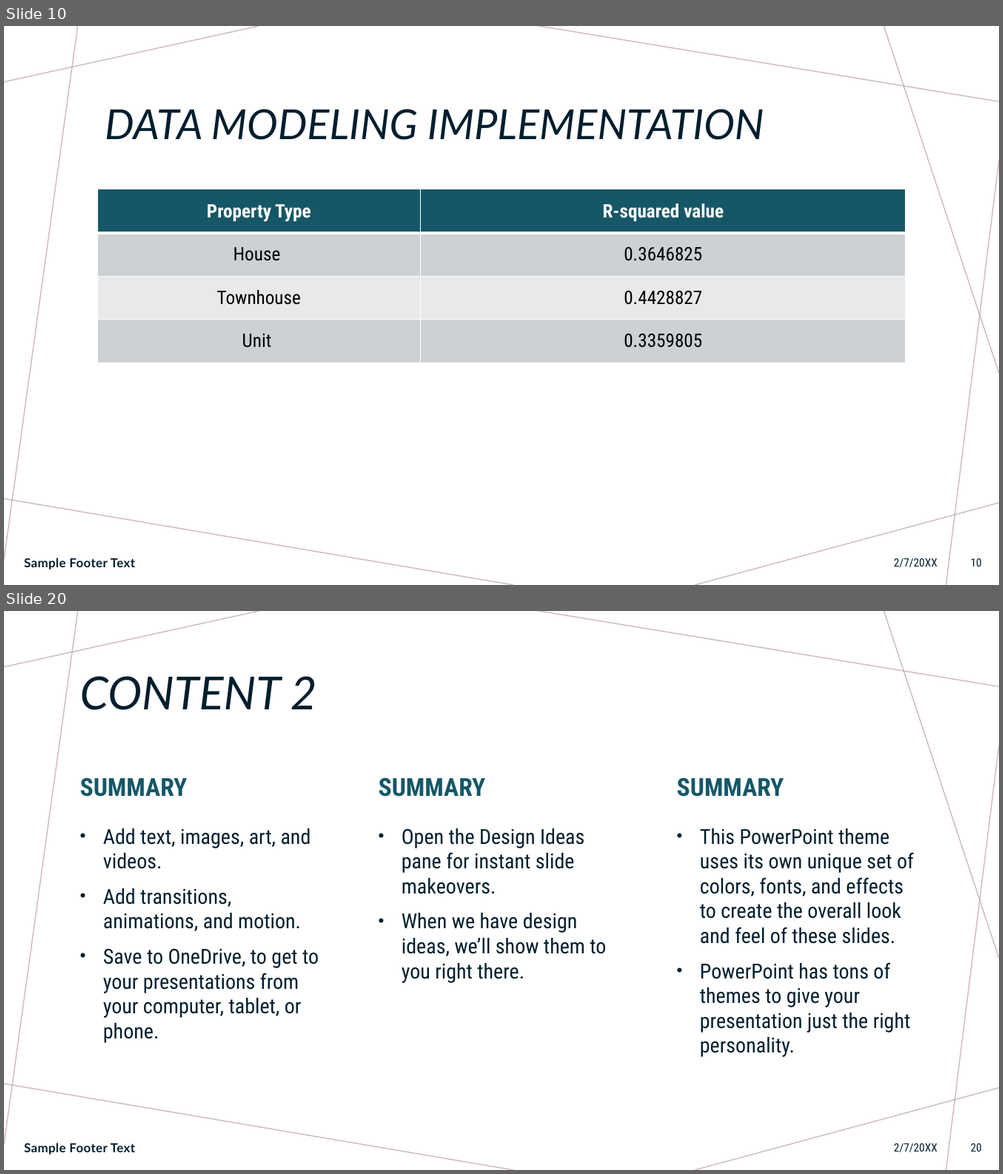
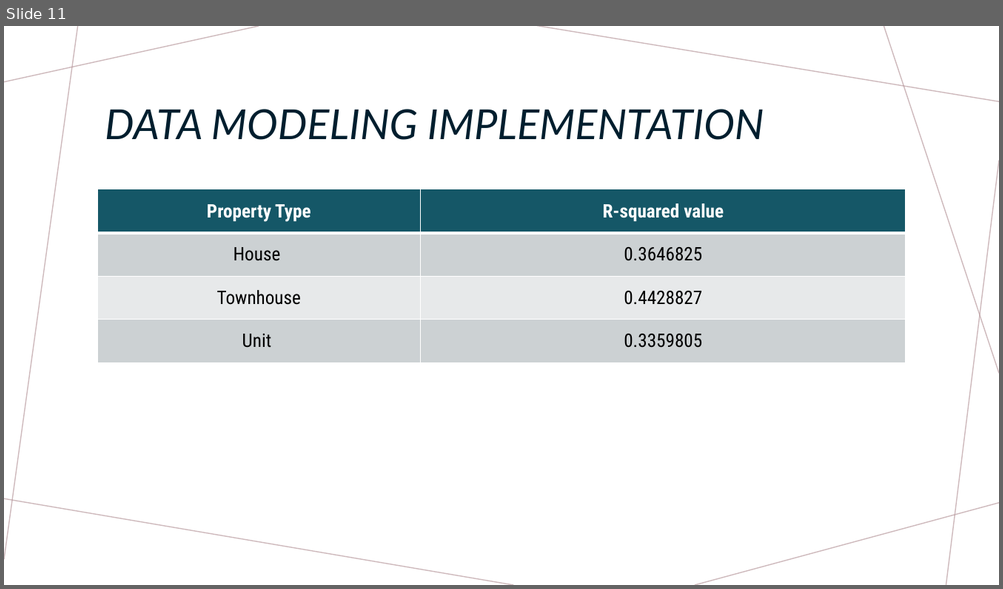
Before and after one commit to Anguyensfg/project-4, a slide deck: Project 4.pptx. Shown one above the other, each under a label of ours: slides 10 and 20 before the commit, slide 11 after it; the slides between them are not shown. The pictures are 1003x1174 and 1003x589 pixels, drawn with LibreOffice and Linux fonts; fonts in the diff are those of the drawing. Boxes give left, top, right and bottom in pixels: in the first picture for what was removed or moved away, otherwise in the second. Text is boxed around its words. In the diff, an @@ line names an element or a change of style, - is before the commit and + after.

```diff
--- a/Project 4.pptx
+++ b/Project 4.pptx
@@ slide 20 removed at <box>4,611,999,1170</box>, background #FFFFFF; not listed: 7 template elements that a slide beside it also shows @@
@@ title removed at <box>80,676,317,710</box> @@
-CONTENT 2
@@ text removed at <box>80,777,188,797</box> @@
-SUMMARY
@@ text removed at <box>378,777,486,797</box> @@
-SUMMARY
@@ text removed at <box>677,777,784,797</box> @@
-SUMMARY
@@ text removed at <box>103,829,318,1043</box> @@
-• Add text, images, art, and videos.
-• Add transitions, animations, and motion.
-• Save to OneDrive, to get to your presentations from your computer, tablet, or phone.
@@ text removed at <box>401,829,606,983</box> @@
-• Open the Design Ideas pane for instant slide makeovers.
-• When we have design ideas, we’ll show them to you right there.
@@ text removed at <box>700,829,913,1057</box> @@
-• This PowerPoint theme uses its own unique set of colors, fonts, and effects to create the overall look and feel of these slides.
-• PowerPoint has tons of themes to give your presentation just the right personality.
@@ text removed at <box>24,1143,135,1155</box> @@
-Sample Footer Text
@@ text removed at <box>893,1144,937,1153</box> @@
-2/7/20XX
@@ page number removed at <box>970,1144,982,1152</box> @@
-20
@@ what was slide 10 is now slide 11 @@
@@ slide 11 changed as well @@
@@ text removed at <box>24,558,135,570</box> @@
-Sample Footer Text
@@ text removed at <box>893,559,937,568</box> @@
-2/7/20XX
@@ page number removed at <box>970,559,982,567</box> @@
-10
```
Also in this commit, not shown: 7 other slides changed, 1 slide added, 11 other slides removed.
